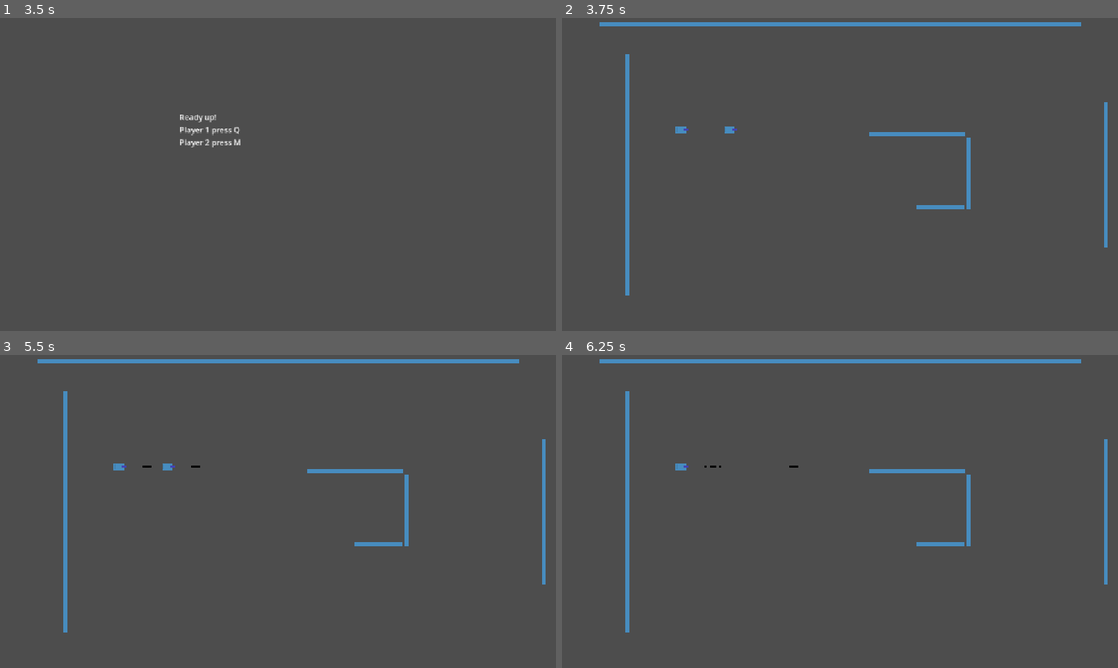
Above: before the commit, frames 1-4 (two rows, left to right).
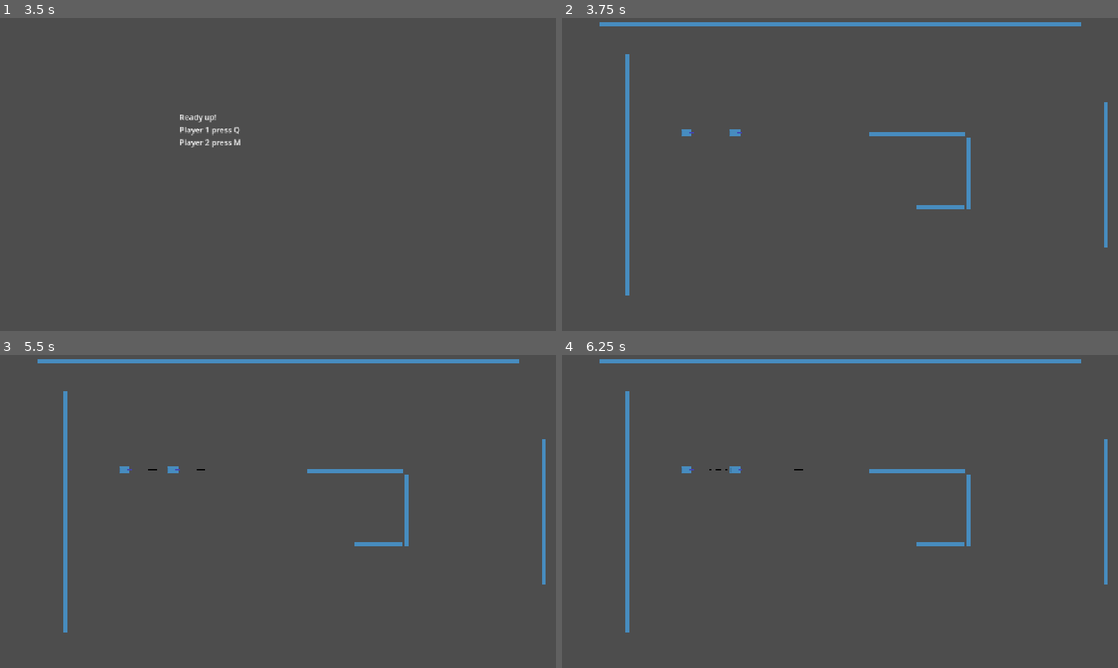
Above: after the commit, the same moments.

Repository: JoeyGiordano/TankTrouble2
Game: Godot game, scene res://game_container/game_container.tscn
Same seed, same stepped clock (60 frames per second), same inputs: the game is played once before the commit and once after it. The engine's default icon, where the game draws it, is replaced by a stand-in: a white triangle on a blue panel in a dark square.
Inputs:
- Up to frame 1 (3.5 s): click "[CutSceneOver]" at 0.5 s; click "Play" at 1.25 s; tap Q (tank1_shoot) at 2, 2.75, 2.85 s; hold 8 2.03-2.78 s; tap 8 at 3.05 s
- Up to frame 2 (3.75 s): tap Q (tank1_shoot) at 3.5 s; hold M (tank2_shoot) from 3.53 s (still down)
- Up to frame 3 (5.5 s): tap 8 at 3.8, 4.35, 5.3 s; tap Space at 4.25 s; release M (tank2_shoot) at 4.28 s; tap Enter at 5 s; hold 4 from 5.03 s (still down)
- Up to frame 4 (6.25 s): tap ' (DEBUG_COMMAND) at 5.65 s; tap Space at 5.75 s; release 4 at 5.78 s; tap 9 at 5.85 s; tap 8 at 6.05 s

Frame 1 is identical in both runs. In frame 2, 0.1% of the frame differs, in the area x 20-33%, y 34-38%; in frame 3, 0.2%, in the area x 20-37%, y 34-38%; in frame 4, 0.2%.

Commit message:
Eliminated bug
Bug with disappearing loadout is gone

Diff:
--- a/game/tank/loadouts/basic/basic_tankloadout.tscn
+++ b/game/tank/loadouts/basic/basic_tankloadout.tscn
@@ -1,15 +1,15 @@
 [gd_scene load_steps=3 format=3 uid="uid://2su3htx11obo"]
 
-[ext_resource type="Texture2D" uid="uid://dxe5rsvu84bgc" path="res://icon.svg" id="1_sioxr"]
-[ext_resource type="Script" uid="uid://cevvdvskheoas" path="res://game/tank/loadouts/basic/basic_tankloadout.gd" id="1_vab7l"]
+[ext_resource type="Script" uid="uid://cevvdvskheoas" path="res://game/tank/loadouts/basic/basic_tankloadout.gd" id="1_ojka0"]
+[ext_resource type="Texture2D" uid="uid://dxe5rsvu84bgc" path="res://icon.svg" id="2_188r1"]
 
 [node name="BasicTankloadout" type="CollisionPolygon2D"]
 polygon = PackedVector2Array(-11, -7, 11, -7, 11, -2, 16, -2, 16, 2, 11, 2, 11, 7, -11, 7)
-script = ExtResource("1_vab7l")
+script = ExtResource("1_ojka0")
 
 [node name="BodySprite" type="Sprite2D" parent="."]
 scale = Vector2(22, 14)
-texture = ExtResource("1_sioxr")
+texture = ExtResource("2_188r1")
 region_enabled = true
 region_rect = Rect2(63, 68, 1, 1)
 
--- a/game/tank/loadouts/tank_loadout.gd
+++ b/game/tank/loadouts/tank_loadout.gd
@@ -2,7 +2,6 @@
 class_name TankLoadout
 
 static var empty : PackedScene = preload("res://game/tank/loadouts/empty_tankloadout.tscn")
-static var basic : PackedScene = preload("res://game/tank/loadouts/basic/basic_tankloadout.tscn")
 
 enum Type {
 	EMPTY,
@@ -28,8 +27,16 @@
 		Type.EMPTY :
 			tl = empty.instantiate()
 		Type.BASIC :
-			tl = basic.instantiate()
+			tl = instantiate_basic() #DO NOT DELETE. See method comment
 		_ :
-			tl = basic.instantiate()
+			tl = empty.instantiate()
 	parent.add_child(tl)
 	return tl
+
+static func instantiate_basic() -> TankLoadout :
+	# You might be thinking "oh this is silly, why is he preloading the other scenes but this one is getting loaded in its own special way"
+	# and while you would be right to think that DO NOT CHANGE THIS. For some reason trying to preload this scene and then instantiate it doe not work
+	# it just leaves you with an error like "failed to instantiate scene state of "", node count is 0". If you know the solution (read this all the way through)
+	# sure try to go ahead an fix it AFTER BRANCHING. If you don't, and think you can, think again. I spent two hours trying to no avail. If you do try, MAKE A NEW BRANCH.
+	var x := load("res://game/tank/loadouts/basic/basic_tankloadout.tscn")
+	return x.instantiate()
--- a/game/tank/rigidbody/tank_rigidbody.gd
+++ b/game/tank/rigidbody/tank_rigidbody.gd
@@ -33,11 +33,9 @@
 
 func replace_loadout(type : TankLoadout.Type) :
 	#using call_deferred ensures that _replace_loadout is not called during a physics frame, loadouts are collsion objects and switching a rigidbody's collision object mid physics update can be bad
-	print("hehrsssxxxx")
 	call_deferred("_replace_loadout", type)
 
 func _replace_loadout(type : TankLoadout.Type) :
-	print("hehrsss")
 	#destroy the old tank loadout
 	get_child(0).queue_free()
 	remove_child(get_child(0))
@@ -47,6 +45,10 @@
 ## Resource
 
 func teleport_to(new_global_position : Vector2) :
+	#using call_deferred ensures that _teleport_to is not called during a physics frame, changing the physics state mid physics update can be bad
+	call_deferred("_teleport_to", new_global_position)
+
+func _teleport_to(new_global_position : Vector2) :
 		freeze = true
 		freeze_mode = RigidBody2D.FREEZE_MODE_STATIC
 		global_position = new_global_position
--- a/game/tank/tank.gd
+++ b/game/tank/tank.gd
@@ -34,7 +34,7 @@
 	if Input.is_action_just_pressed("DEBUG_COMMAND") && id == 2: #for this if, you have to press 9 before debug command
 		if Input.is_key_pressed(KEY_9) :
 			change_loadout(TankLoadout.Type.EMPTY)
-		if Input.is_key_pressed(KEY_0) :
+		if Input.is_key_pressed(KEY_8) :
 			change_loadout(TankLoadout.Type.BASIC)
 
 ## Misc Methods
@@ -100,8 +100,8 @@
 	input_locked = true
 
 func remove_from_game() :
-	tank_rigidbody.hide()
-	#tank_rigidbody.teleport_to(Vector2(10000000, id * 100))# = Vector2(10000000, id * …(276 unchanged characters)…
+	#tank_rigidbody.hide()
+	tank_rigidbody.teleport_to(Vector2(100, id * 100))# = Vector2(10000000, id * …(276 unchanged characters)…
 
 func add_to_game(position : Vector2) :
 	tank_rigidbody.position = position
--- a/game/tank/tank.tscn
+++ b/game/tank/tank.tscn
@@ -17,4 +17,3 @@
 script = ExtResource("2_2mifv")
 
 [node name="BasicTankloadout" parent="TankRigidbody" instance=ExtResource("3_ilbjp")]
-position = Vector2(-11.07, -6.2844)
Not shown: 2 places in game/tank/loadouts/basic/basic_tankloadout.tscn that only renumber resources
Not shown: 1 places in game/tank/loadouts/empty_tankloadout.tscn that only renumber resources
